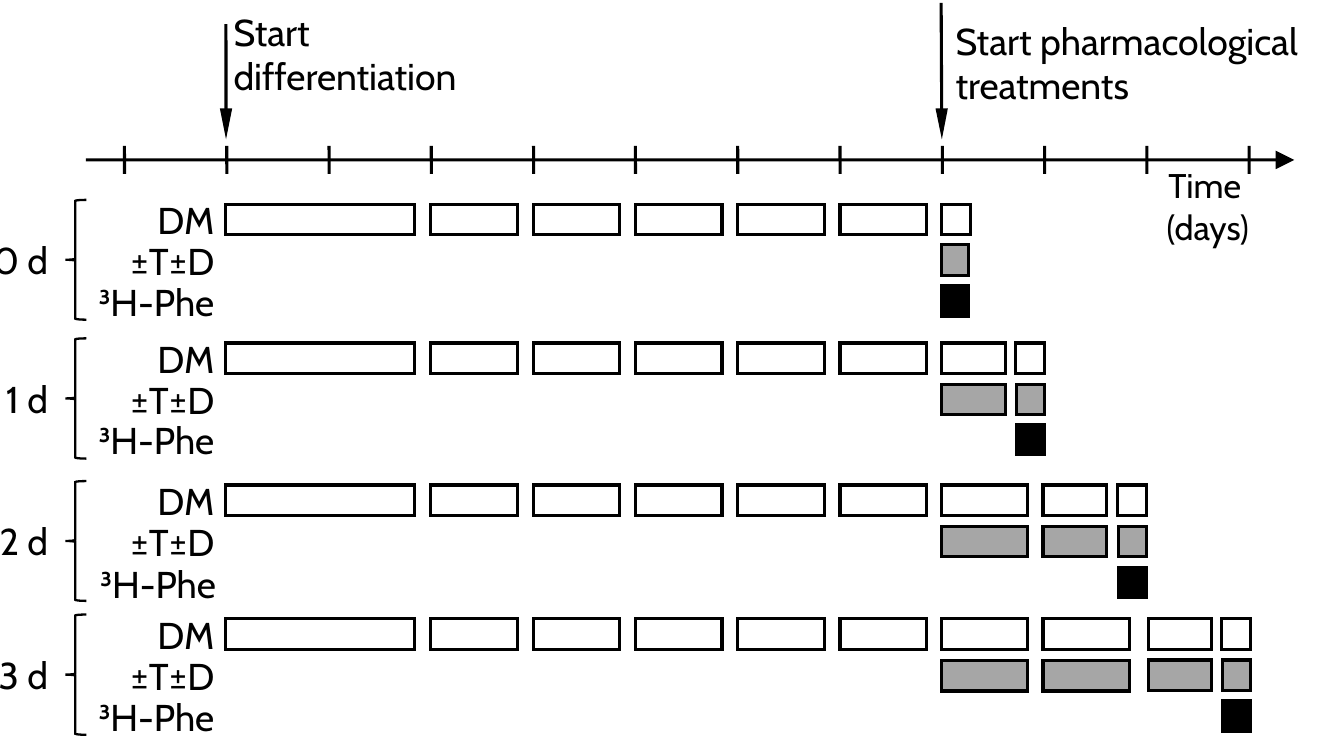
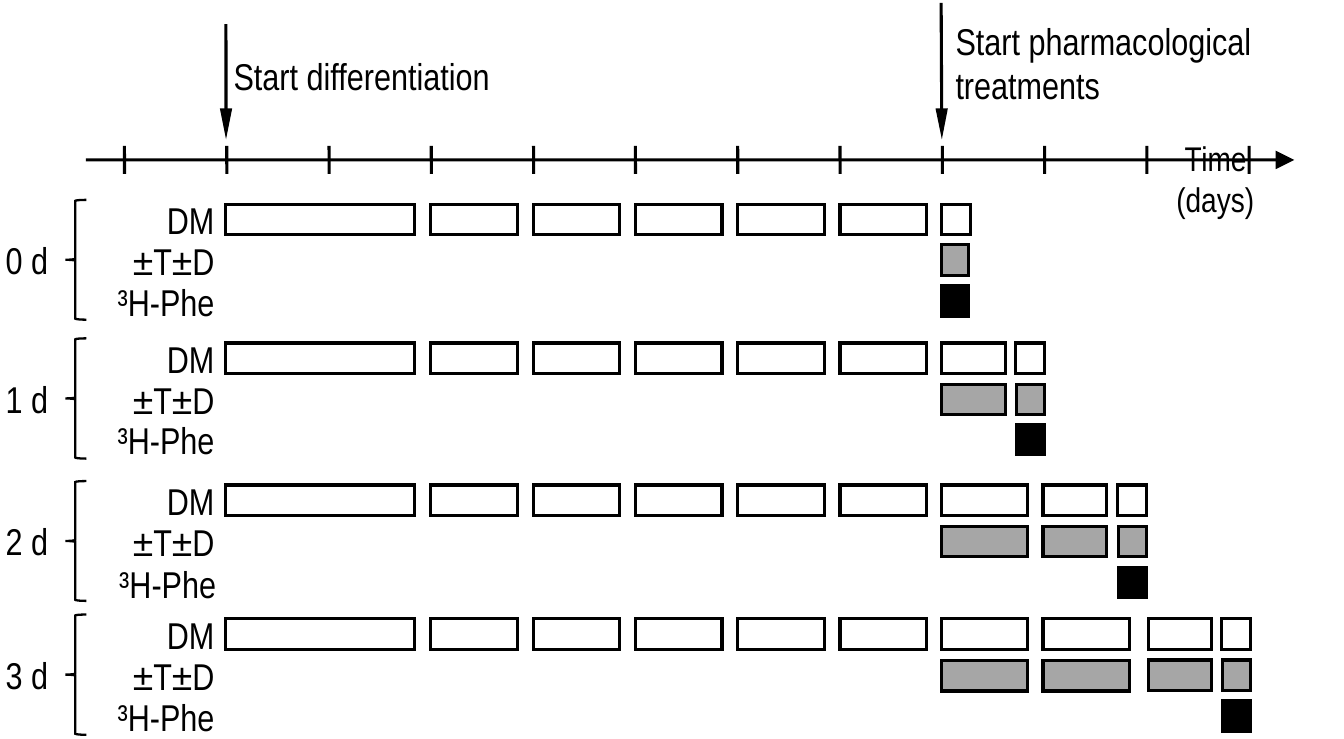
Before and after one commit to nvalexander/dissertation, a slide deck: slide 1 of artwork/cell-labeling-synthesis.ppt. Drawn at 1344x739 pixels with LibreOffice and Linux fonts; fonts in the diff are those of the drawing. Boxes give left, top, right and bottom in pixels: in the first picture for what was removed or moved away, otherwise in the second. Text is boxed around its words. In the diff, an @@ line names an element or a change of style, - is before the commit and + after.

```diff
--- a/artwork/cell-labeling-synthesis.ppt
+++ b/artwork/cell-labeling-synthesis.ppt
@@ font Cabin to Arial Narrow in 19 elements at (956, 28, 1252, 100), (234, 63, 490, 91), (167, 208, 215, 234), (133, 249, 215, 275), (118, 289, 215, 317), (6, 247, 48, 275), (118, 427, 215, 455), (167, 347, 215, 373), (133, 388, 215, 414), (6, 386, 48, 414), (167, 489, 215, 515), (133, 530, 215, 556), (6, 528, 48, 556), (167, 623, 215, 649), (133, 664, 215, 690), (6, 662, 48, 690), (119, 571, 216, 599), (118, 704, 215, 732), (1176, 146, 1254, 219) @@
@@ text "Time": place and size @@
-text "Time" at (1167, 174, 1249, 248)
+text "Time" at (1176, 146, 1254, 219)
```
Also in this commit, not shown: 1 other file.
